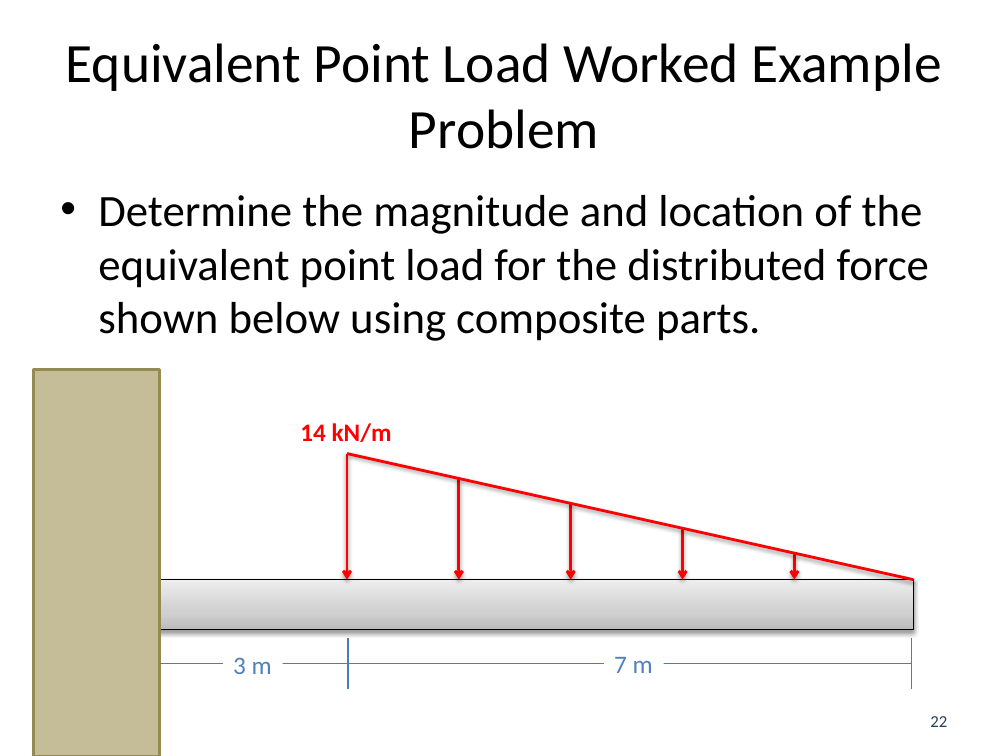
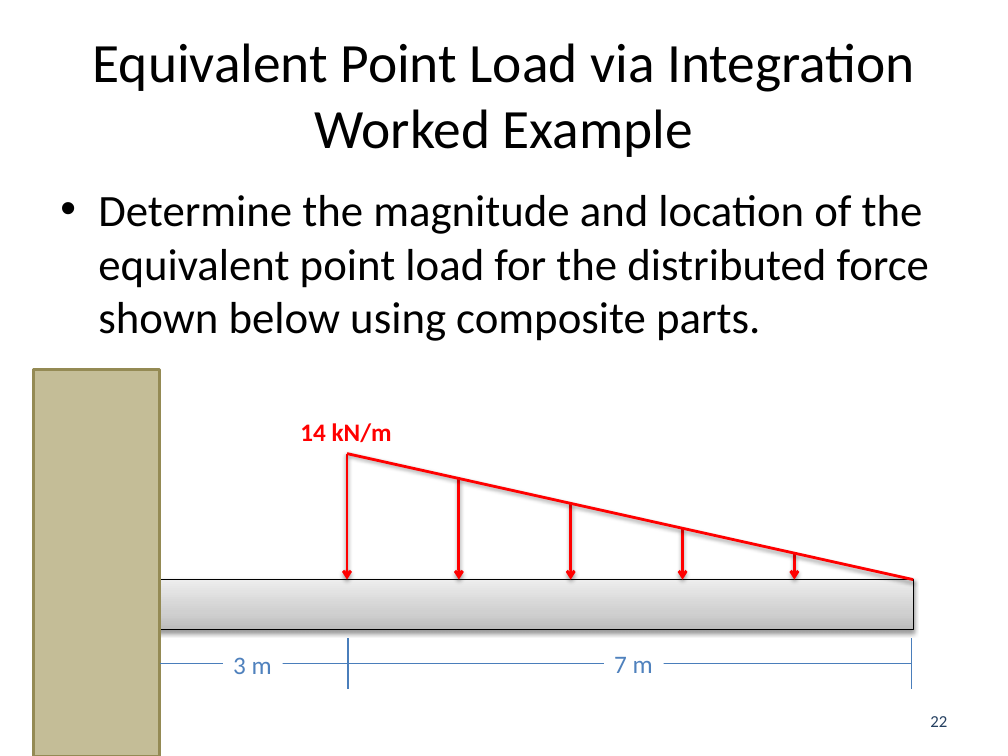
Before and after one commit to JacobMoore/mechanics_textbook, a slide deck: slide 22 of Lecture Slides/VideoLectureSlides/4.5.pptx. Drawn at 1008x756 pixels with LibreOffice and Linux fonts; fonts in the diff are those of the drawing. Boxes give left, top, right and bottom in pixels: in the first picture for what was removed or moved away, otherwise in the second. Text is boxed around its words. In the diff, an @@ line names an element or a change of style, - is before the commit and + after.

Commit message:
Added Various Worked Example Videos

```diff
--- a/Lecture Slides/VideoLectureSlides/4.5.pptx
+++ b/Lecture Slides/VideoLectureSlides/4.5.pptx
@@ title at [93, 43, 915, 157]: text changed @@
-Equivalent Point Load Worked Example Problem
+Equivalent Point Load via Integration Worked Example
```
Also in this commit, not shown: 2 other slides changed, 2 slides added, 22 other files.
